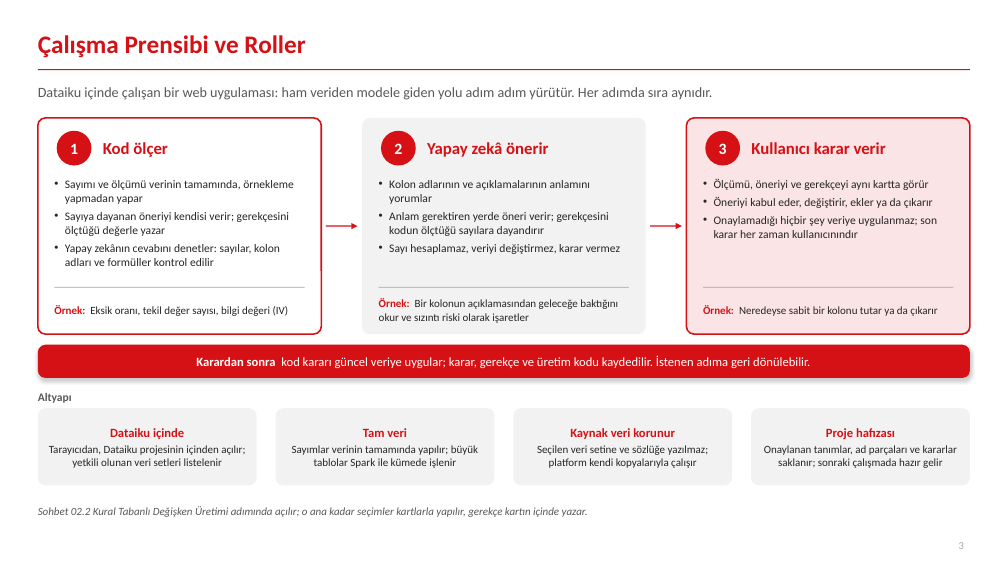
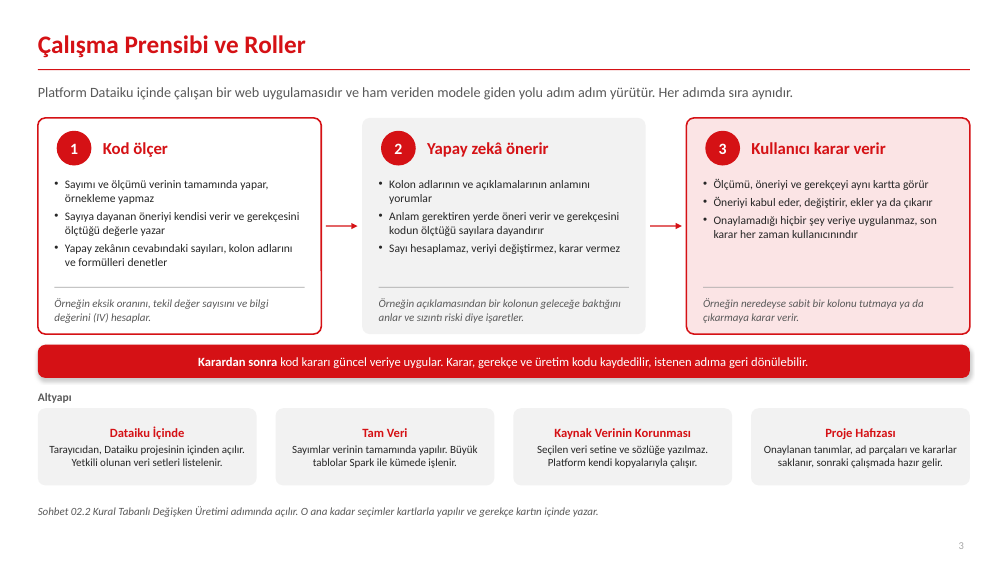
Before and after one commit to canmergen/amp, a slide deck: slide 3 of analitik_modelleme_platformu_GUNCEL/sunum/Akilli_Modelleme_Platformu_Sunum.pptx. Drawn at 1008x567 pixels with LibreOffice and Linux fonts; fonts in the diff are those of the drawing. Boxes give left, top, right and bottom in pixels: in the first picture for what was removed or moved away, otherwise in the second. Text is boxed around its words. In the diff, an @@ line names an element or a change of style, - is before the commit and + after.

```diff
--- a/analitik_modelleme_platformu_GUNCEL/sunum/Akilli_Modelleme_Platformu_Sunum.pptx
+++ b/analitik_modelleme_platformu_GUNCEL/sunum/Akilli_Modelleme_Platformu_Sunum.pptx
@@ text at [38,87,793,100]: text changed @@
-Dataiku içinde çalışan bir web uygulaması: ham veriden modele giden yolu adım adım yürütür. Her adımda sıra aynıdır.
+Platform Dataiku içinde çalışan bir web uygulamasıdır ve ham veriden modele giden yolu adım adım yürütür. Her adımda sıra aynıdır.
@@ text at [65,180,299,266]: text changed @@
-• Sayımı ve ölçümü verinin tamamında, örnekleme yapmadan yapar
-• Sayıya dayanan öneriyi kendisi verir; gerekçesini ölçtüğü değerle yazar
-• Yapay zekânın cevabını denetler: sayılar, kolon adları ve formüller kontrol edilir
+• Sayımı ve ölçümü verinin tamamında yapar, örnekleme yapmaz
+• Sayıya dayanan öneriyi kendisi verir ve gerekçesini ölçtüğü değerle yazar
+• Yapay zekânın cevabındaki sayıları, kolon adlarını ve formülleri denetler
@@ text at [389,212,619,236]: text changed @@
-• Anlam gerektiren yerde öneri verir; gerekçesini kodun ölçtüğü sayılara dayandırır
+• Anlam gerektiren yerde öneri verir ve gerekçesini kodun ölçtüğü sayılara dayandırır
@@ text at [714,216,937,238]: text changed @@
-• Onaylamadığı hiçbir şey veriye uygulanmaz; son karar her zaman kullanıcınındır
+• Onaylamadığı hiçbir şey veriye uygulanmaz, son karar her zaman kullanıcınındır
@@ text at [54,298,269,323]: text changed; text colour #262626 to #595959; italic on @@
-Örnek: Eksik oranı, tekil değer sayısı, bilgi değeri (IV)
+Örneğin eksik oranını, tekil değer sayısını ve bilgi değerini (IV) hesaplar.
@@ text at [379,298,621,323]: text changed; text colour #262626 to #595959; italic on @@
-Örnek: Bir kolonun açıklamasından geleceğe baktığını okur ve sızıntı riski olarak işaretler
+Örneğin açıklamasından bir kolonun geleceğe baktığını anlar ve sızıntı riski diye işaretler.
@@ text at [703,298,923,323]: text changed; text colour #262626 to #595959; italic on @@
-Örnek: Neredeyse sabit bir kolonu tutar ya da çıkarır
+Örneğin neredeyse sabit bir kolonu tutmaya ya da çıkarmaya karar verir.
@@ text at [198,357,808,368]: text changed @@
-Karardan sonra kod kararı güncel veriye uygular; karar, gerekçe ve üretim kodu kaydedilir. İstenen adıma geri dönülebilir.
+Karardan sonra kod kararı güncel veriye uygular. Karar, gerekçe ve üretim kodu kaydedilir, istenen adıma geri dönülebilir.
@@ text at [49,427,245,466]: text changed @@
-Dataiku içinde
-Tarayıcıdan, Dataiku projesinin içinden açılır; yetkili olunan veri setleri listelenir
+Dataiku İçinde
+Tarayıcıdan, Dataiku projesinin içinden açılır. Yetkili olunan veri setleri listelenir.
@@ text at [292,428,477,468]: text changed @@
-Tam veri
-Sayımlar verinin tamamında yapılır; büyük tablolar Spark ile kümede işlenir
+Tam Veri
+Sayımlar verinin tamamında yapılır. Büyük tablolar Spark ile kümede işlenir.
@@ text at [537,428,708,468]: text changed @@
-Kaynak veri korunur
-Seçilen veri setine ve sözlüğe yazılmaz; platform kendi kopyalarıyla çalışır
+Kaynak Verinin Korunması
+Seçilen veri setine ve sözlüğe yazılmaz. Platform kendi kopyalarıyla çalışır.
@@ text at [764,428,957,468]: text changed @@
-Proje hafızası
-Onaylanan tanımlar, ad parçaları ve kararlar saklanır; sonraki çalışmada hazır gelir
+Proje Hafızası
+Onaylanan tanımlar, ad parçaları ve kararlar saklanır, sonraki çalışmada hazır gelir.
@@ text at [38,506,599,517]: text changed @@
-Sohbet 02.2 Kural Tabanlı Değişken Üretimi adımında açılır; o ana kadar seçimler kartlarla yapılır, gerekçe kartın içinde yazar.
+Sohbet 02.2 Kural Tabanlı Değişken Üretimi adımında açılır. O ana kadar seçimler kartlarla yapılır ve gerekçe kartın içinde yazar.
```
Also in this commit, not shown: 12 other slides changed, 1 other file.
